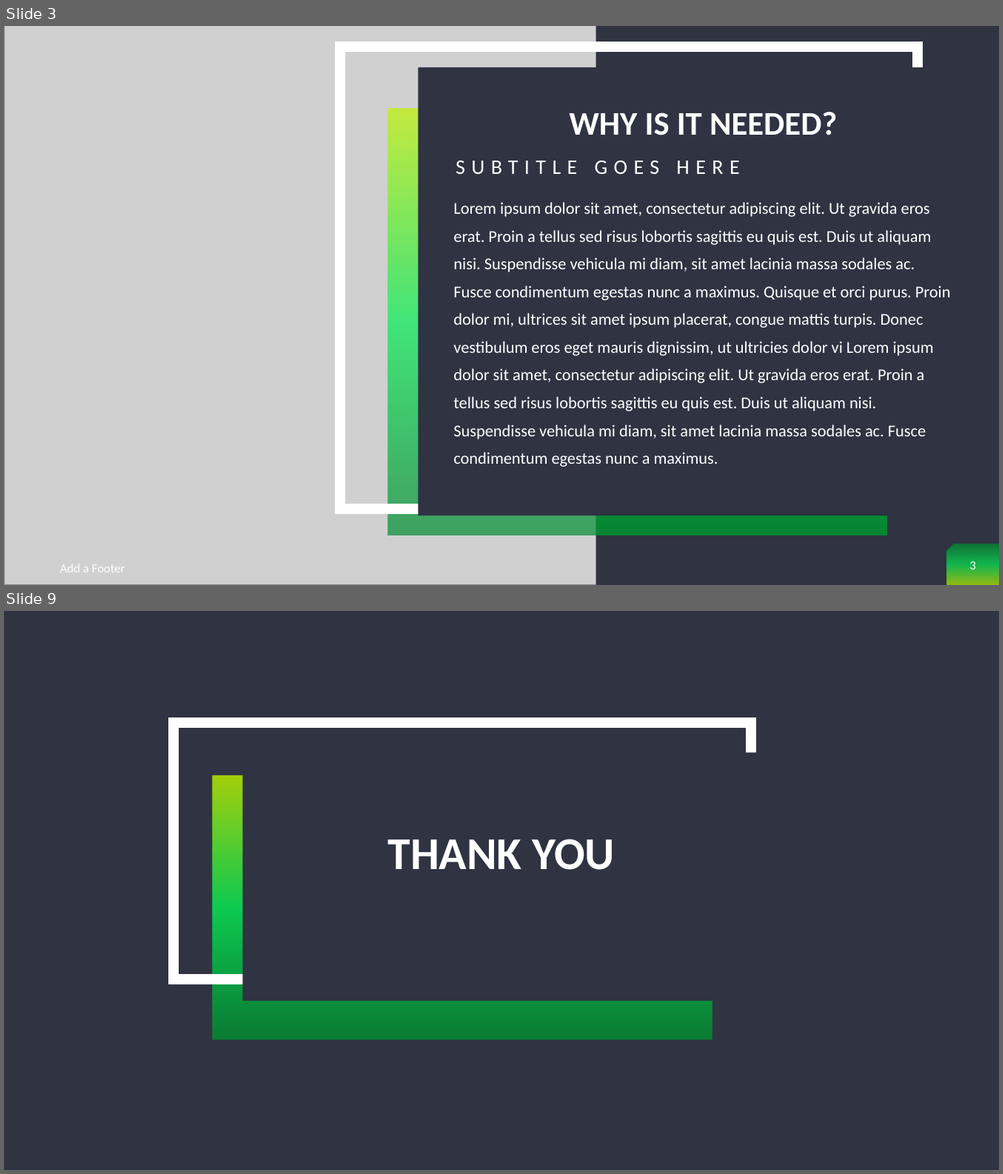
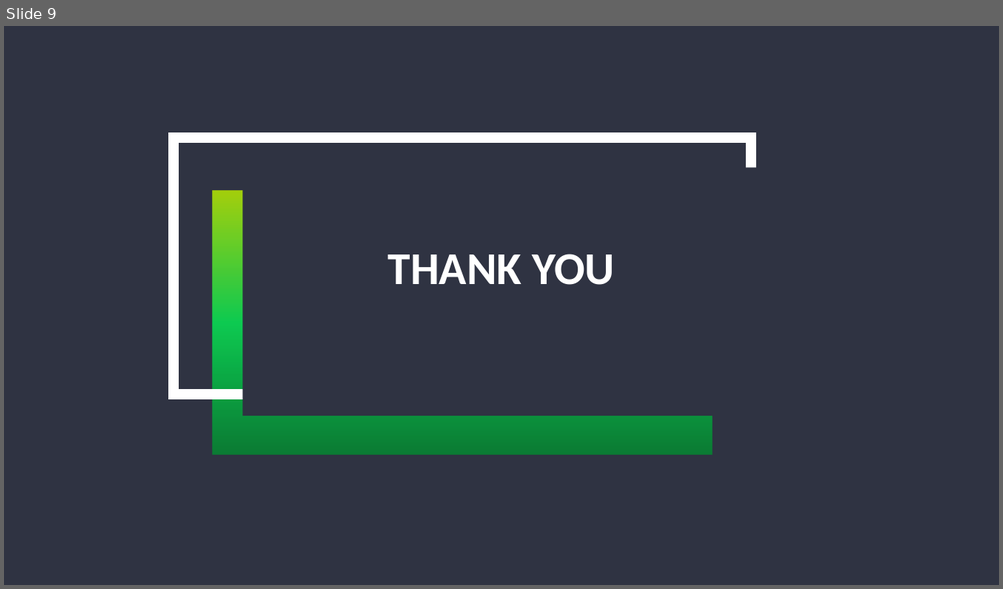
Before and after one commit to IBatsios/capstone, a slide deck: docs/presentations/presentation_1.pptx. Shown one above the other, each under a label of ours: slides 3 and 9 before the commit, slide 9 after it; the slides between them are not shown. The pictures are 1003x1174 and 1003x589 pixels, drawn with LibreOffice and Linux fonts; fonts in the diff are those of the drawing; grey boxes stand for pictures; background and template pictures are left out. Boxes give left, top, right and bottom in pixels: in the first picture for what was removed or moved away, otherwise in the second. Text is boxed around its words. In the diff, an @@ line names an element or a change of style, - is before the commit and + after.

```diff
--- a/docs/presentations/presentation_1.pptx
+++ b/docs/presentations/presentation_1.pptx
@@ slide 3 removed at [4, 26, 999, 585], background #2F3342 @@
@@ picture removed at [4, 26, 596, 585] @@
@@ rectangle removed at [340, 47, 917, 509] @@
@@ rectangle removed at [418, 67, 946, 515] @@
@@ rectangle removed at [387, 109, 887, 536] @@
@@ rectangle removed at [387, 109, 887, 536] @@
@@ title removed at [569, 112, 836, 136] @@
-WHY IS IT NEEDED?
@@ text removed at [455, 161, 739, 174] @@
-SUBTITLE GOES HERE
@@ text removed at [453, 202, 950, 467] @@
-Lorem ipsum dolor sit amet, consectetur adipiscing elit. Ut gravida eros erat. Proin a tellus sed risus lobortis sagittis eu quis est. Duis ut aliquam nisi. Suspendisse vehicula mi diam, sit amet lacinia massa sodales ac. Fusce condimentum egestas nunc a maximus. Quisque et orci purus. Proin dolor mi, ultrices sit amet ipsum placerat, congue mattis turpis. Donec vestibulum eros eget mauris dignissim, ut ultricies dolor vi Lorem ipsum dolor sit amet, consectetur adipiscing elit. Ut gravida eros erat. Proin a tellus sed risus lobortis sagittis eu quis est. Duis ut aliquam nisi. Suspendisse vehicula mi diam, sit amet lacinia massa sodales ac. Fusce condimentum egestas nunc a maximus.
@@ snip rect removed at [946, 545, 999, 585] @@
@@ text removed at [60, 565, 125, 573] @@
-Add a Footer
@@ page number removed at [969, 562, 975, 570] @@
-3
```
Also in this commit, not shown: 5 slides changed, 2 slides added, 1 other slide removed.
